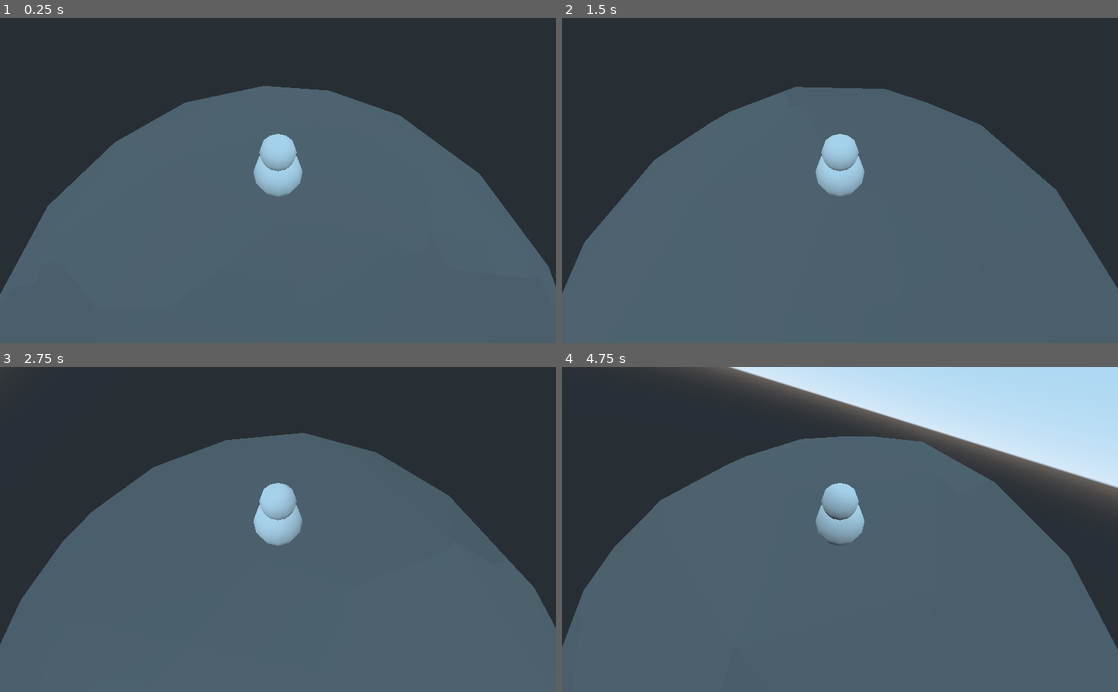
Above: before the commit, frames 1-4 (two rows, left to right).
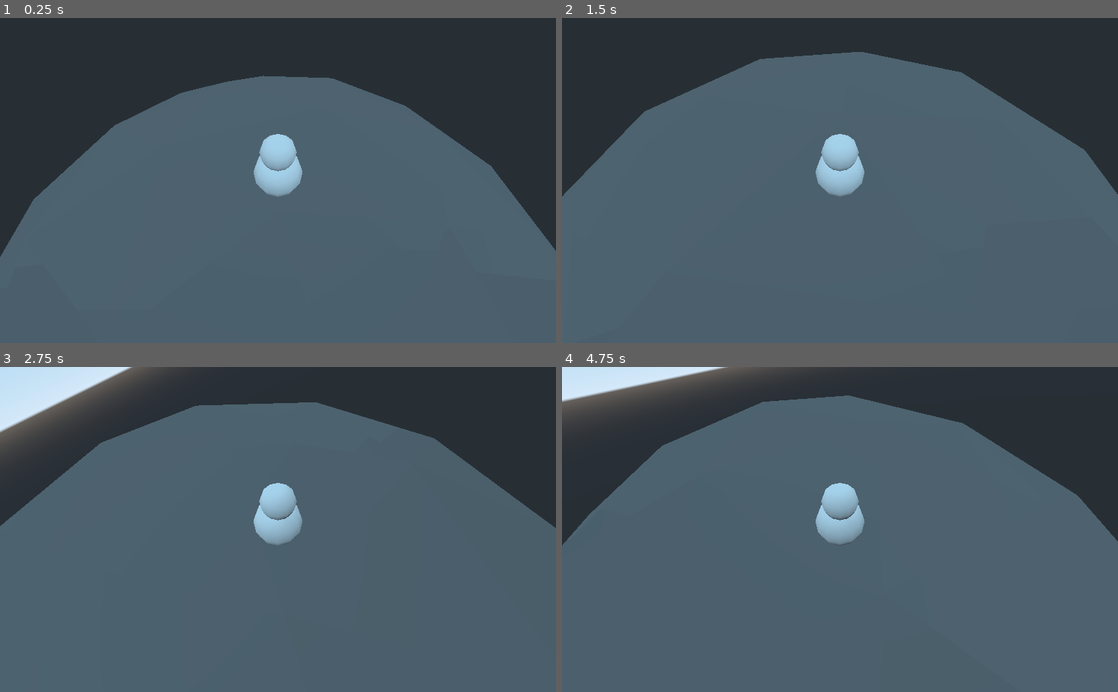
Above: after the commit, the same moments.

Repository: Psychopomp-Party/LunarLeap
Game: Godot game, scene res://game/scenes/Play.tscn
Two runs of this game, one before a commit and one after it. Both use one fixed random seed, a clock stepped at 60 frames per second and the inputs below. This scene is started directly instead of the project's main scene.
Inputs:
- Up to frame 1 (0.25 s): no input
- Up to frame 2 (1.5 s): hold D (player_move_right) 0.53-1.28 s; hold Space (player_move_jump) 0.53-1.28 s; hold S (player_move_backward) from 1.28 s (still down); tap Space (player_move_jump) at 1.35 s
- Up to frame 3 (2.75 s): tap Space (player_move_jump) at 1.52, 1.82 s; release S (player_move_backward) at 2.03 s; hold D (player_move_right) from 2.03 s (still down); hold Space (player_move_jump) from 2.03 s (still down)
- Up to frame 4 (4.75 s): release D (player_move_right) at 2.78 s; release Space (player_move_jump) at 2.78 s; hold W (player_move_forward) 2.78-3.53 s; tap Space (player_move_jump) at 2.85, 3.02, 3.32, 4.35, 4.52 s; hold Space (player_move_jump) 3.53-4.28 s; hold A (player_move_left) from 3.53 s (still down)

The runs differ from the first frame. In frame 1, 5.2% of the frame differs, in the area x 0-100%, y 17-85%; in frame 2, 15%; in frame 3, 20%; in frame 4, 32%, in the area x 0-100%, y 0-87%.

Commit message:
Basic jumping implementation; improved movement

Diff:
--- a/game/scenes/Play.tscn
+++ b/game/scenes/Play.tscn
@@ -4,8 +4,9 @@
 [ext_resource path="res://game/scripts/Player.gd" type="Script" id=2]
 
 [sub_resource type="PhysicsMaterial" id=1]
+friction = 0.0
 
-[sub_resource type="SphereShape" id=5]
+[sub_resource type="SphereShape" id=2]
 radius = 0.87913
 
 [sub_resource type="CapsuleShape" id=3]
@@ -43,17 +44,19 @@
 transform = Transform( 1, 0, 0, 0, -1.62921e-07, -1, 0, 1, -1.62921e-07, 0, 0.5, 0 )
 shape = SubResource( 3 )
 
-[node name="RayCast" type="RayCast" parent="Player"]
-transform = Transform( 1, 0, 0, 0, 7, 0, 0, 0, 1, 0, 0.5, 0 )
-enabled = true
-
 [node name="Camera" type="Camera" parent="Player"]
 transform = Transform( 1, 0, 0, 0, 0.5, 0.866025, 0, -0.866025, 0.5, 0, 8, 5 )
+
+[node name="Timer" type="Timer" parent="Player"]
+process_mode = 0
+wait_time = 0.25
+one_shot = true
 
 [node name="GravityModifier" type="Area" parent="."]
 space_override = 3
 gravity_point = true
 gravity_vec = Vector3( 0, 0, 0 )
+gravity = 8.0
 
 [node name="CollisionShape" type="CollisionShape" parent="GravityModifier"]
 transform = Transform( 75, 0, 0, 0, 75, 0, 0, 0, 75, 0, 0, 0 )
--- a/game/scripts/Player.gd
+++ b/game/scripts/Player.gd
@@ -1,38 +1,43 @@
 extends KinematicBody
 
+# NOTE: The gravity area currently affects nothing...
 onready var gravity_area = self.get_parent().get_node("GravityModifier")
 onready var camera = self.get_node("Camera")
-onready var ray = self.get_node("RayCast")
 onready var moon = self.get_parent().get_node("Moon")
+onready var jump_timer = self.get_node("Timer")
 
 var move_speed = 25.0
-var velocity = Vector3(0.0, 0.0, 0.0)
+var movement = Vector3(0.0, 0.0, 0.0)
 
 var rotation_speed = 2.5
 var player_rotation = 0.0
 
-var jump_speed = 25.0
 var is_jumping = false
 
 func _ready():
 	camera.global_transform.basis.z = -camera.global_transform.origin.direction_to(self.global_transform.origin)
 
 func _process(delta):
-	var movement = Vector3(0.0, 0.0, 0.0)
-	var rot = 0.0
+	movement = Vector3(0.0, 0.0, 0.0)
+	player_rotation = 0.0
 	if (Input.is_action_pressed("player_move_forward")):
 		movement += -self.transform.basis.z * move_speed
 	if (Input.is_action_pressed("player_move_backward")):
 		movement += self.transform.basis.z * move_speed
+	if (Input.is_action_pressed("player_move_jump")):
+		var time_left = jump_timer.get_time_left()
+		var wait_time = jump_timer.get_wait_time()
+		if (jump_timer.is_stopped() && !is_jumping):
+			jump_timer.start()
+			is_jumping = true
+		elif (time_left < wait_time * 0.5 && time_left > 0.0 && is_jumping):
+			movement += self.transform.basis.y * gravity_area.gravity * 2.0
+		elif (time_left > 0.0 && is_jumping):
+			movement += self.transform.basis.y * gravity_area.gravity * 4.0
 	if (Input.is_action_pressed("player_move_left")):
-		rot += rotation_speed
+		player_rotation += rotation_speed
 	if (Input.is_action_pressed("player_move_right")):
-		rot += -rotation_speed
-	if (Input.is_action_pressed("player_move_jump")):
-		pass
-
-	velocity = movement
-	player_rotation = rot
+		player_rotation += -rotation_speed
 
 func _physics_process(delta):
 
@@ -48,16 +53,18 @@
 		self.transform.basis = self.transform.basis.rotated(axis, phi)
 		self.transform = self.transform.orthonormalized()
 
-	# apply gravity if not currently colliding with the moon
-	# NOTE: this will probably only be necessary once jumping is implemented
-	if (ray.is_colliding()):
-		#velocity += -ray.get_collision_normal() * 10.
-		pass
-	else:
-		#velocity += moon_direction * 10.0
-		pass
+	# apply gravity and enable/disable jumping
+	var velocity = movement
+	if (!self.is_on_floor()):
+		velocity += self.transform.origin.direction_to(moon.transform.origin) * gravity_area.gravity
+	elif (self.is_on_floor()):
+		jump_timer.stop()
+		is_jumping = false
 
-	self.move_and_collide(velocity * delta)
+	velocity = self.move_and_slide(velocity, self.transform.basis.y)
 
 	# rotate
-	self.rotate(self.transform.basis.y, player_rotation * delta)
+	if (self.is_on_floor()):
+		self.rotate(self.transform.basis.y, player_rotation * delta)
+	else:
+		self.rotate(self.transform.basis.y, player_rotation * 0.1 * delta)
--- a/project.godot
+++ b/project.godot
@@ -128,7 +128,6 @@
 
 common/physics_fps=120
 2d/thread_model=2
-3d/default_gravity=0.0
 
 [rendering]
 
Not shown: 1 places in game/scenes/Play.tscn that only renumber resources
